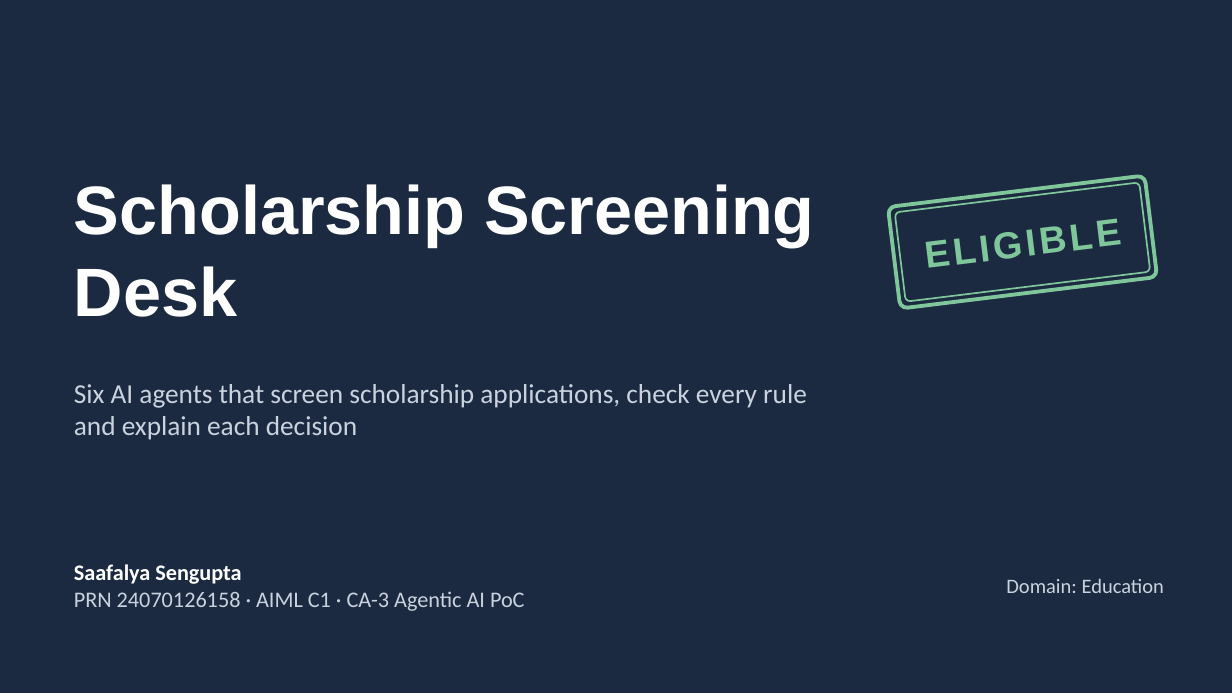
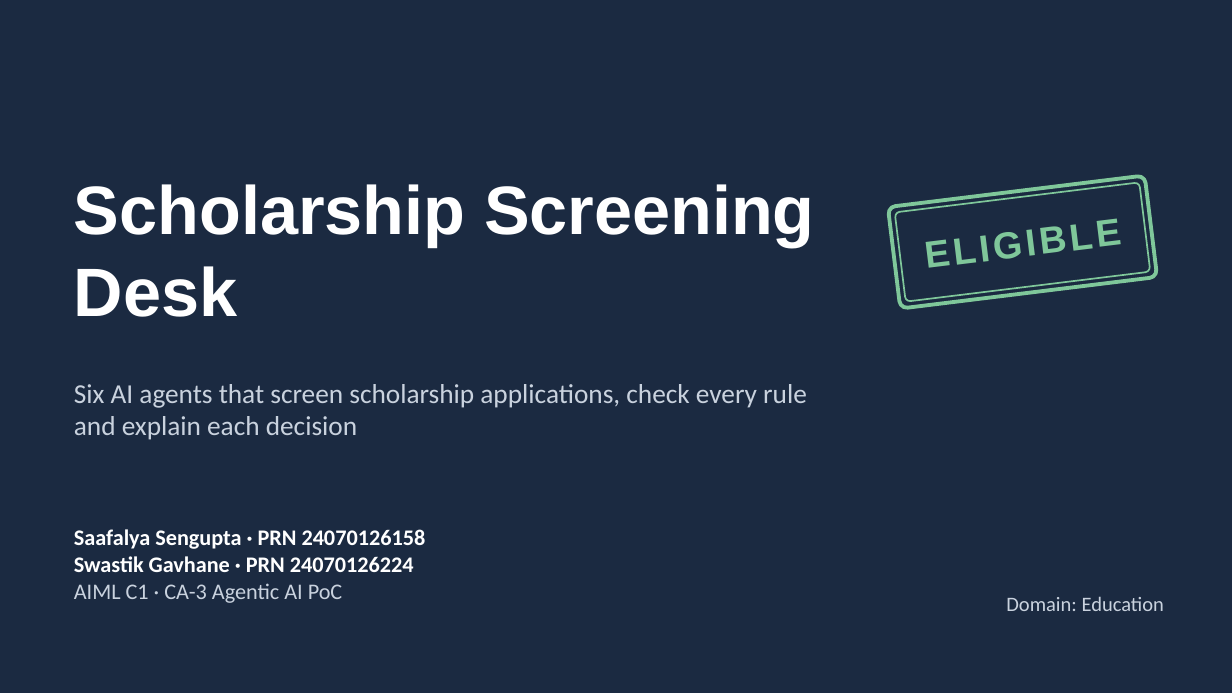
Before and after one commit to Saafalya/scholardesk-, a slide deck: slide 1 of docs/ScholarDesk_CA3.pptx. Drawn at 1232x693 pixels with LibreOffice and Linux fonts; fonts in the diff are those of the drawing. Boxes give left, top, right and bottom in pixels: in the first picture for what was removed or moved away, otherwise in the second. Text is boxed around its words. In the diff, an @@ line names an element or a change of style, - is before the commit and + after.

```diff
--- a/docs/ScholarDesk_CA3.pptx
+++ b/docs/ScholarDesk_CA3.pptx
@@ text at bbox=[74, 529, 426, 603]: text changed; text colour #C9D2DE to #FFFFFF; bold on @@
-Saafalya Sengupta
-PRN 24070126158 · AIML C1 · CA-3 Agentic AI PoC
+Saafalya Sengupta · PRN 24070126158
+Swastik Gavhane · PRN 24070126224
+AIML C1 · CA-3 Agentic AI PoC
@@ text "Domain: Education": place and size @@
-text "Domain: Education" at bbox=[1006, 578, 1164, 593]
+text "Domain: Education" at bbox=[1006, 596, 1164, 611]
```
Also in this commit, not shown: 7 other slides changed, 4 other files.
